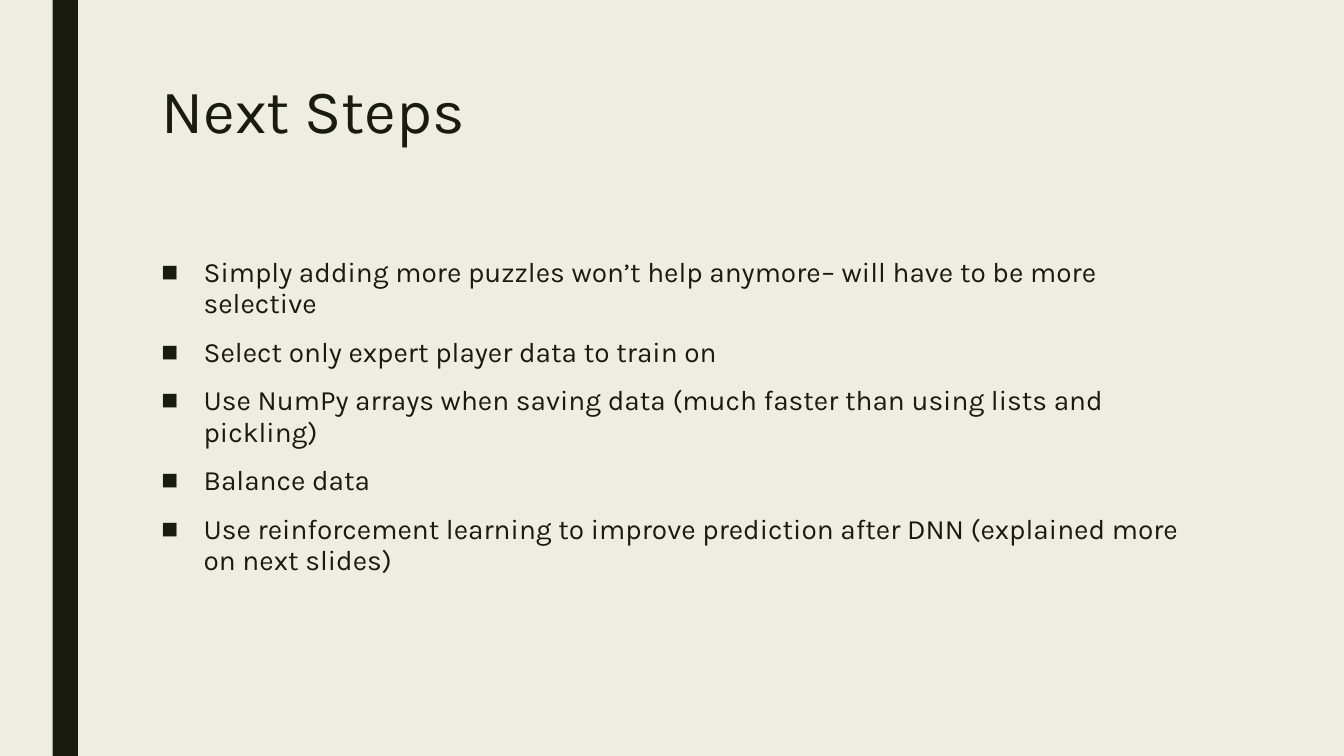
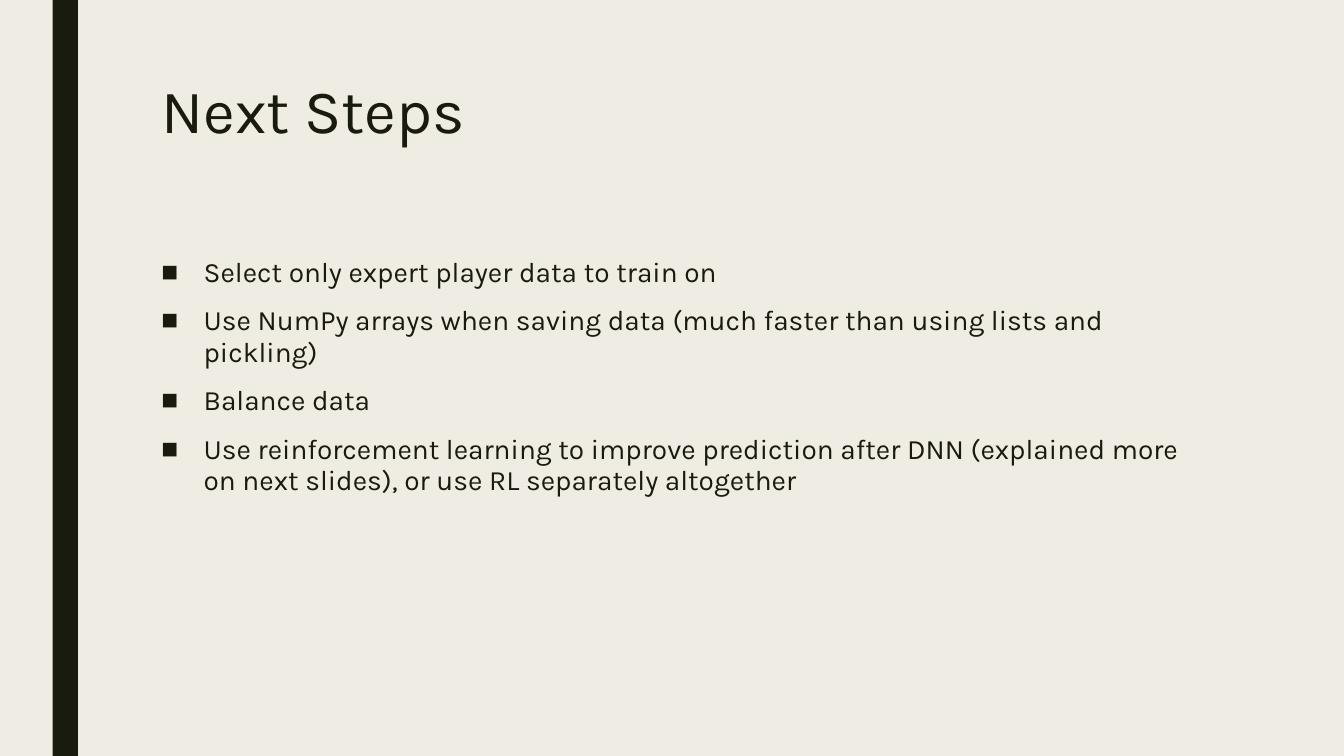
Before and after one commit to eternagame/EternaBrain, a slide deck: slide 6 of updates/7-13-17.pptx. Drawn at 1344x756 pixels with LibreOffice and Linux fonts; fonts in the diff are those of the drawing. Boxes give left, top, right and bottom in pixels: in the first picture for what was removed or moved away, otherwise in the second. Text is boxed around its words. In the diff, an @@ line names an element or a change of style, - is before the commit and + after.

```diff
--- a/updates/7-13-17.pptx
+++ b/updates/7-13-17.pptx
@@ text at (204, 262, 1096, 314): paragraph removed @@
-■ Simply adding more puzzles won’t help anymore– will have to be more selective
@@ text at (204, 439, 1178, 497): text changed @@
-■ Use reinforcement learning to improve prediction after DNN (explained more on next slides)
+■ Use reinforcement learning to improve prediction after DNN (explained more on next slides), or use RL separately altogether
```
Also in this commit, not shown: 2 other slides changed, 3 other files.
